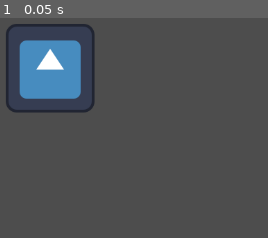
Above: before the commit, frame 1.
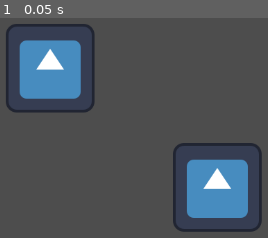
Above: after the commit, the same moment.

Repository: ooflet/Mental-Freight
Game: Godot game, scene res://node_2d.tscn
Two runs of this game, one before a commit and one after it. Both use one fixed random seed, a clock stepped at 60 frames per second and the inputs below. The project has no main scene, so this scene is started directly. The engine's default icon, where the game draws it, is replaced by a stand-in: a white triangle on a blue panel in a dark square.
Inputs:
- Up to frame 1 (0.05 s): no input

The runs differ from the first frame. In frame 1, 7.7% of the frame differs, in the area x 64-98%, y 56-98%.

Commit message:
Update node_2d.tscn

Diff:
--- a/src/node_2d.tscn
+++ b/src/node_2d.tscn
@@ -7,3 +7,7 @@
 [node name="Sprite2D" type="Sprite2D" parent="."]
 position = Vector2(241, 172)
 texture = ExtResource("1_wtcfe")
+
+[node name="Sprite2D" type="Sprite2D" parent="Sprite2D"]
+position = Vector2(241, 172)
+texture = ExtResource("1_wtcfe")
Not shown: 1 places in src/node_2d.tscn that only renumber resources
